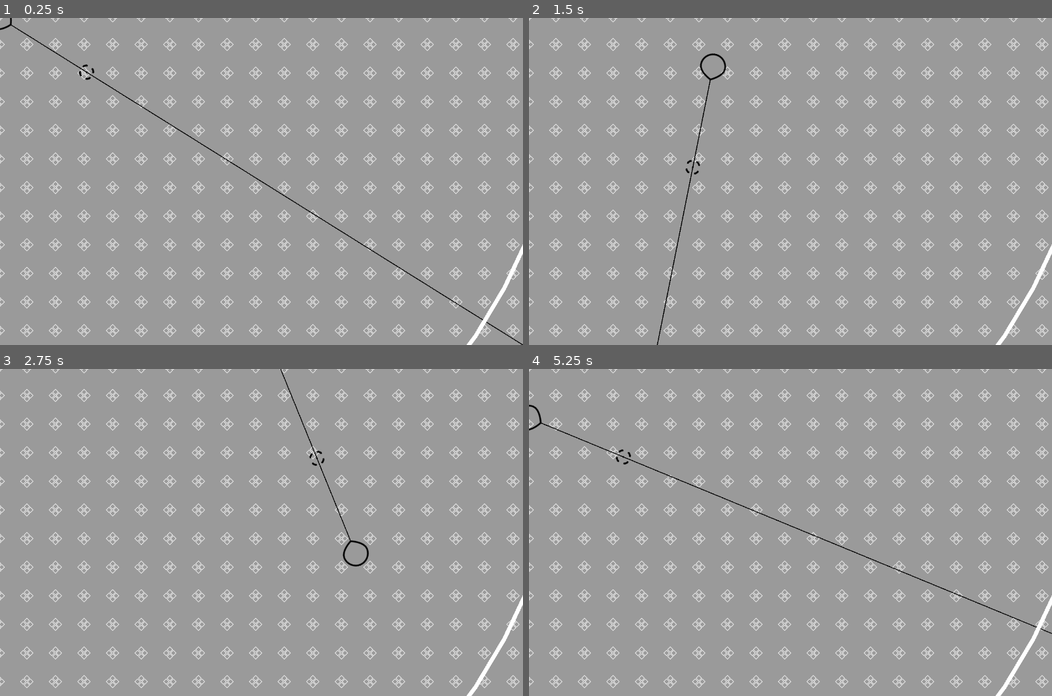
Above: before the commit, frames 1-4 (two rows, left to right).
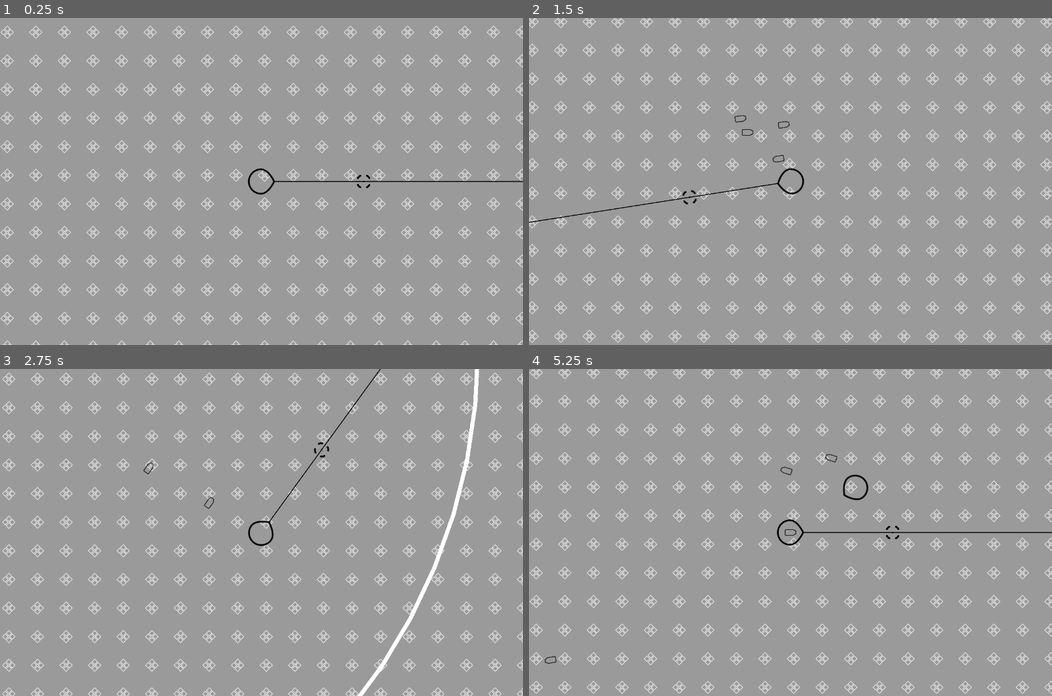
Above: after the commit, the same moments.

Repository: uvmain/zapfour
Game: Godot game, scene res://main/main.tscn
The game is run twice, just before and just after one commit, with the same random seed, the same clock (stepped at 60 frames per second) and the same inputs.
Inputs (mouse positions are in pixels of both pictures, inside the frame that each line leads up to):
- Up to frame 1 (0.25 s): no input
- Up to frame 2 (1.5 s): tap Enter at 0.5 s; move the mouse to (905, 165) at 0.52 s; hold D (player_right) 0.53-1.28 s; move the mouse to (685, 197) at 1.27 s; hold S (player_down) from 1.28 s (still down)
- Up to frame 3 (2.75 s): move the mouse to (313, 460) at 2.02 s; release S (player_down) at 2.03 s; hold D (player_right) from 2.03 s (still down)
- Up to frame 4 (5.25 s): move the mouse to (764, 597) at 2.77 s; release D (player_right) at 2.78 s; hold W (player_up) 2.78-3.53 s; move the mouse to (947, 581) at 3.52 s; hold A (player_left) 3.53-5.03 s; move the mouse to (633, 483) at 4.27 s; move the mouse to (816, 532) at 5.02 s; hold S (player_down) from 5.03 s (still down)

The runs differ from the first frame. In frame 1, 13% of the frame differs, in the area x 0-100%, y 0-100%; in frame 2, 12%; in frame 3, 14%; in frame 4, 13%.
Error before the commit: Parse Error: Identifier "number_of_segments" not declared in the current scope. (res://perimeter/perimeter.gd:44)

Commit message:
fix breaking enemies change

Diff:
--- /dev/null
+++ b/enemies/enemymanager.tscn
@@ -0,0 +1,9 @@
+[gd_scene load_steps=2 format=3 uid="uid://cxechq5in7mys"]
+
+[ext_resource type="Script" path="res://enemies/enemymanager.gd" id="1_bb3wu"]
+
+[node name="EnemyManager" type="Node2D"]
+script = ExtResource("1_bb3wu")
+
+[node name="SpawnTimer" type="Timer" parent="."]
+one_shot = true
--- a/enemies/green.gd
+++ b/enemies/green.gd
@@ -2,8 +2,8 @@
 
 var player
 var direction : Vector2
-@export var speed = 200
-@export var accuracy = 50
+@export var speed = 150
+@export var speed_variation = 50
 
 func _ready():
 	player = get_tree().get_first_node_in_group("Player")
@@ -11,8 +11,7 @@
 
 func move_towards_player(delta):
 	direction = (player.position - position).normalized()
-	direction *= (speed * delta)
-	speed += randf_range(1 - accuracy, 1 + accuracy)
+	direction *= ((speed + randf_range(1 - speed_variation, 1 + speed_variation)) * delta)
 	position += direction
 
 
--- a/main/main.tscn
+++ b/main/main.tscn
@@ -1,6 +1,6 @@
 [gd_scene load_steps=5 format=3 uid="uid://5gdkhpxi3nb1"]
 
-[ext_resource type="PackedScene" uid="uid://dsnqcahn5auee" path="res://enemies/enemy_manager.tscn" id="2_auoog"]
+[ext_resource type="PackedScene" uid="uid://cxechq5in7mys" path="res://enemies/enemymanager.tscn" id="2_auoog"]
 [ext_resource type="PackedScene" uid="uid://u46nrb8y8lo4" path="res://player/player.tscn" id="2_bt6vk"]
 [ext_resource type="PackedScene" uid="uid://bb67qku2eyo43" path="res://background/background.tscn" id="3_7qflg"]
 [ext_resource type="PackedScene" uid="uid://ch2libn6m8ou0" path="res://perimeter/perimeter.tscn" id="5_13o4a"]
--- a/perimeter/perimeter.gd
+++ b/perimeter/perimeter.gd
@@ -4,15 +4,15 @@
 @export var radius: int = 1400: set=set_radius
 @export_range(1,50) var width: float = 10.0
 @export var center = Vector2.ZERO
-@export_range(5, 256) var quality: int =64: set=set_quality
+@export_range(5, 256) var number_of_segments: int =64: set=set_number_of_segments
 
 
 func _ready():
 	set_perimeter()
 
 
-func set_quality(value):
-	quality = value
+func set_number_of_segments(value):
+	number_of_segments = value
 	if (Engine.is_editor_hint()):
 		set_perimeter()
 
